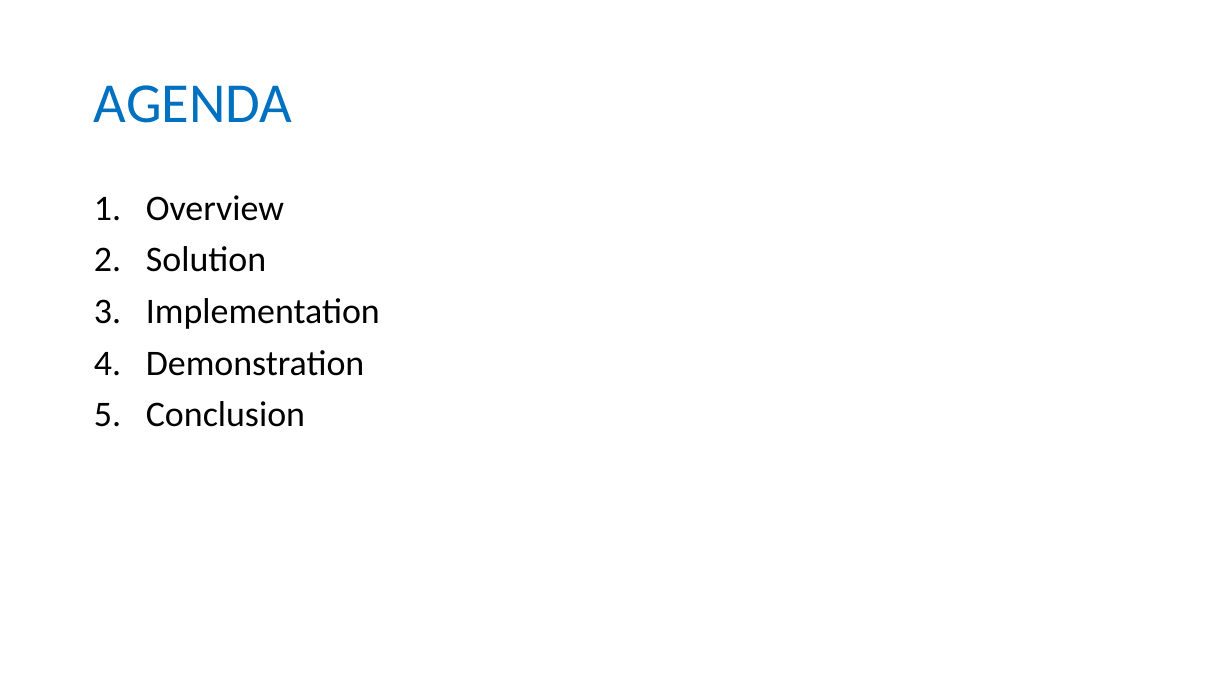
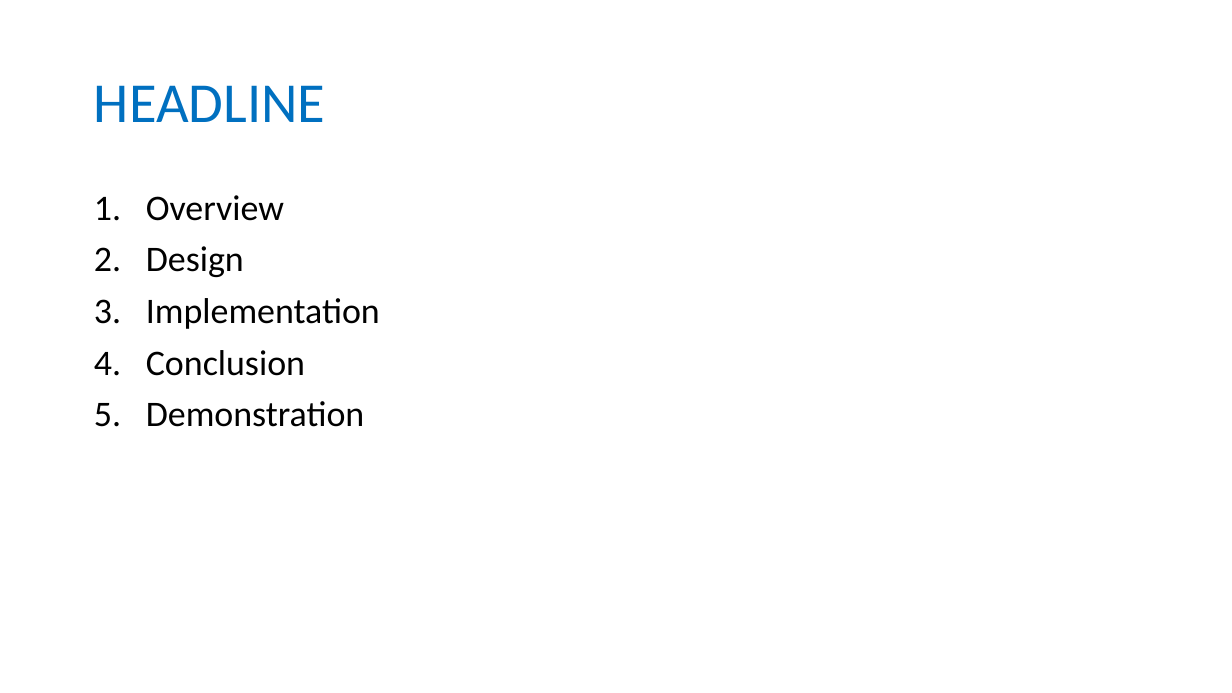
Before and after one commit to longhoang0304/DCDCS_Documentation, a slide deck: slide 2 of Final-Presentation.pptx. Drawn at 1232x693 pixels with LibreOffice and Linux fonts; fonts in the diff are those of the drawing. Boxes give left, top, right and bottom in pixels: in the first picture for what was removed or moved away, otherwise in the second. Text is boxed around its words. In the diff, an @@ line names an element or a change of style, - is before the commit and + after.

```diff
--- a/Final-Presentation.pptx
+++ b/Final-Presentation.pptx
@@ title at <box>94,85,325,122</box>: text changed @@
-AGENDA
+HEADLINE
@@ text at <box>146,246,244,277</box>: text changed @@
-2. Solution
+2. Design
@@ text at <box>146,350,305,376</box>: paragraph added @@
+4. Conclusion
@@ text at <box>146,401,305,427</box>: paragraph removed @@
-5. Conclusion
```
Also in this commit, not shown: 3 other slides changed, 31 slides added, 11 slides removed, 2 other files.
